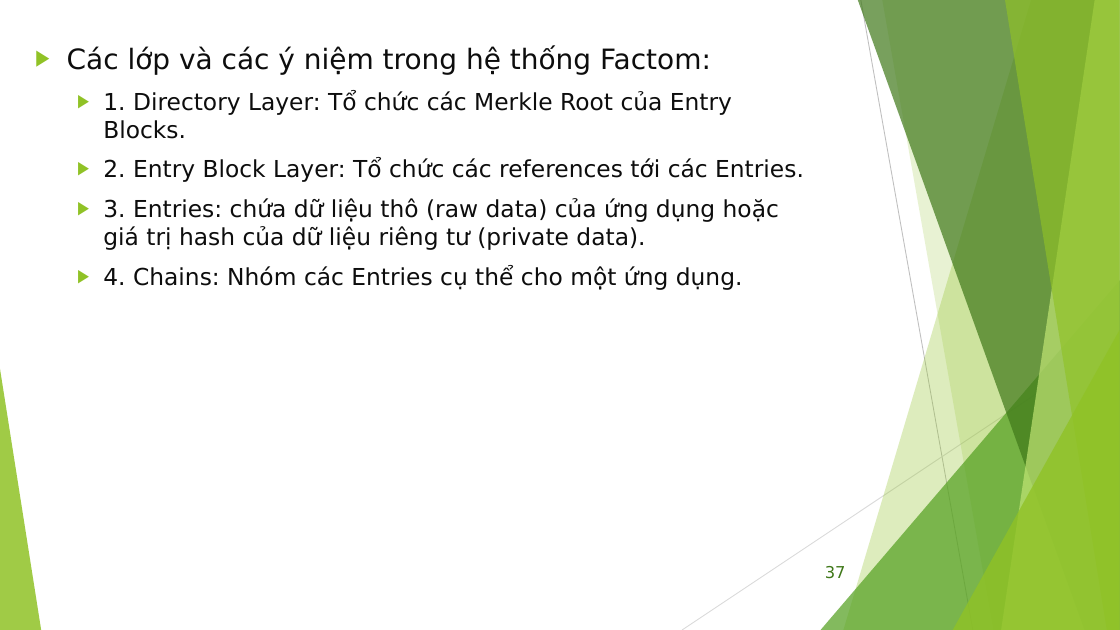
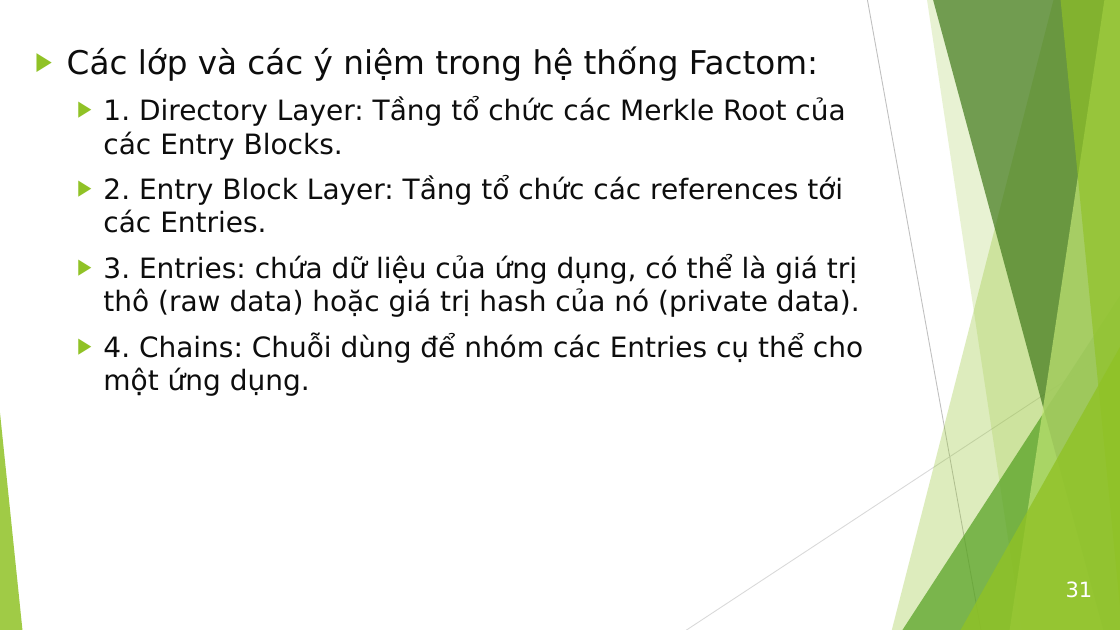
Before and after one commit to bku-blockchain/factom-research, a slide deck: slide 31 of docs/Factom_Intro_2.pptx (slide 37 before the commit). Drawn at 1120x630 pixels with LibreOffice and Linux fonts; fonts in the diff are those of the drawing. Boxes give left, top, right and bottom in pixels: in the first picture for what was removed or moved away, otherwise in the second. Text is boxed around its words. In the diff, an @@ line names an element or a change of style, - is before the commit and + after.

```diff
--- a/docs/Factom_Intro_2.pptx
+++ b/docs/Factom_Intro_2.pptx
@@ line moved from (861, 0) - (973, 630) to (868, 0) - (981, 630) @@
@@ freeform shape: place and size @@
-freeform shape at (844, 0, 1120, 630)
+freeform shape at (892, 0, 1120, 630)
@@ freeform shape: place and size @@
-freeform shape at (882, 0, 1120, 630)
+freeform shape at (928, 0, 1120, 630)
@@ freeform shape: place and size @@
-freeform shape at (858, 0, 1120, 630)
+freeform shape at (933, 0, 1120, 630)
@@ freeform shape: place and size @@
-freeform shape at (1002, 0, 1120, 630)
+freeform shape at (1010, 0, 1120, 630)
@@ freeform shape: place and size @@
-freeform shape at (1005, 0, 1120, 630)
+freeform shape at (1061, 0, 1120, 630)
@@ text at (67, 47, 818, 81): size 24 to 28 pt in "Các lớp và các ý niệm trong ..." @@
@@ text at (103, 97, 863, 396): text changed; size 20 to 24 pt @@
-  ▶ 1. Directory Layer: Tổ chức các Merkle Root của Entry Blocks.
-  ▶ 2. Entry Block Layer: Tổ chức các references tới các Entries.
-  ▶ 3. Entries: chứa dữ liệu thô (raw data) của ứng dụng hoặc giá trị hash của dữ liệu riêng tư (private data).
-  ▶ 4. Chains: Nhóm các Entries cụ thể cho một ứng dụng.
+  ▶ 1. Directory Layer: Tầng tổ chức các Merkle Root của các Entry Blocks.
+  ▶ 2. Entry Block Layer: Tầng tổ chức các references tới các Entries.
+  ▶ 3. Entries: chứa dữ liệu của ứng dụng, có thể là giá trị thô (raw data) hoặc giá trị hash của nó (private data).
+  ▶ 4. Chains: Chuỗi dùng để nhóm các Entries cụ thể cho một ứng dụng.
@@ triangle: place and size @@
-triangle at (821, 280, 1120, 630)
+triangle at (902, 280, 1120, 630)
@@ line moved from (1120, 339) - (682, 630) to (1120, 339) - (686, 630) @@
@@ triangle: place and size @@
-triangle at (953, 330, 1120, 630)
+triangle at (961, 330, 1120, 630)
@@ triangle: place and size @@
-triangle at (0, 369, 41, 630)
+triangle at (0, 369, 23, 630)
@@ page number removed at (825, 566, 846, 579) @@
-37
@@ page number added at (1066, 581, 1093, 598), 18 pt, text #FFFFFF @@
+31
```
Also in this commit, not shown: 32 other slides changed, 5 slides added, 15 slides removed.
